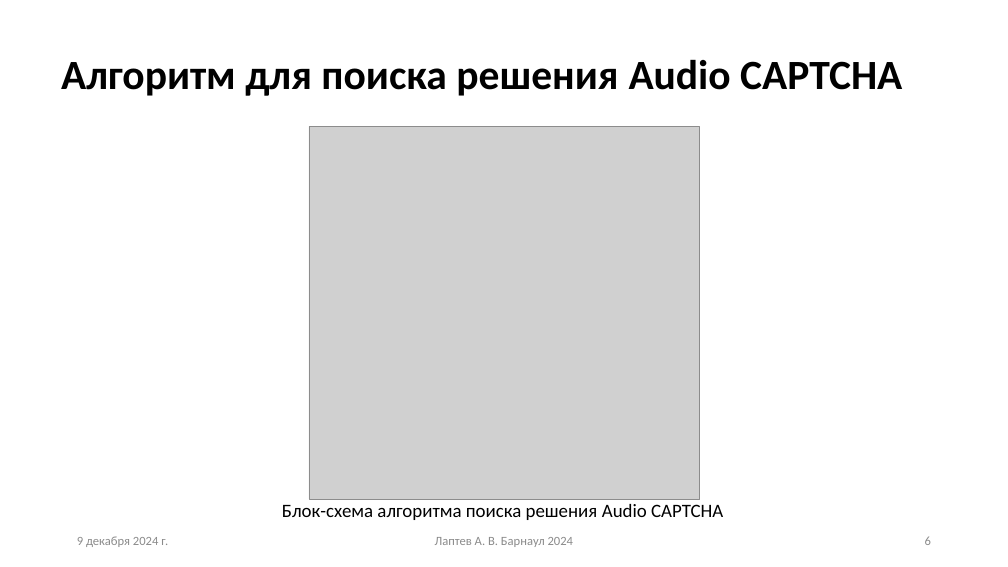
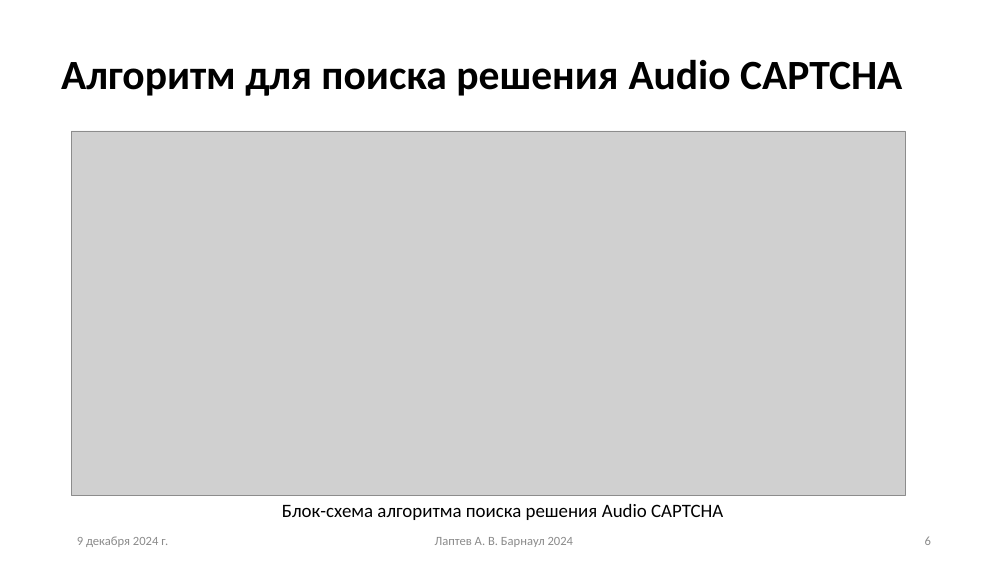
Before and after one commit to Alexxxander-Laptev/university_projects, a slide deck: slide 6 of 1_course_master/НИР (2 семестр)/Автоматизация решения CAPTCHA в аудиоформате.pptx. Drawn at 1008x567 pixels with LibreOffice and Linux fonts; fonts in the diff are those of the drawing; grey boxes stand for pictures. Boxes give left, top, right and bottom in pixels: in the first picture for what was removed or moved away, otherwise in the second. Text is boxed around its words. In the diff, an @@ line names an element or a change of style, - is before the commit and + after.

```diff
--- a/1_course_master/НИР (2 семестр)/Автоматизация решения CAPTCHA в аудиоформате.pptx
+++ b/1_course_master/НИР (2 семестр)/Автоматизация решения CAPTCHA в аудиоформате.pptx
@@ picture added at bbox=[71, 131, 905, 495] @@
@@ picture removed at bbox=[309, 126, 699, 499] @@
```
Also in this commit, not shown: 1 other slide changed, 3 other files.
